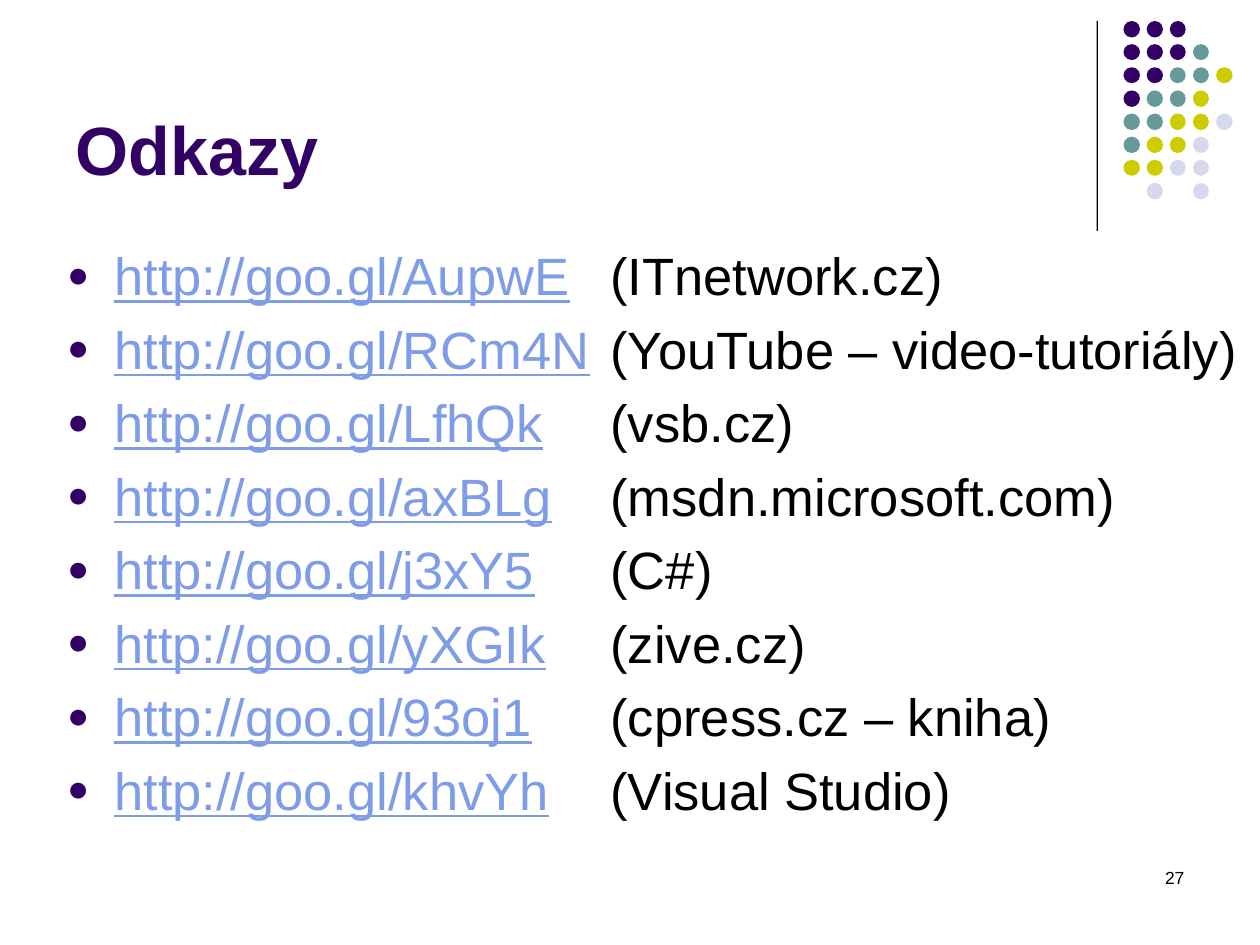
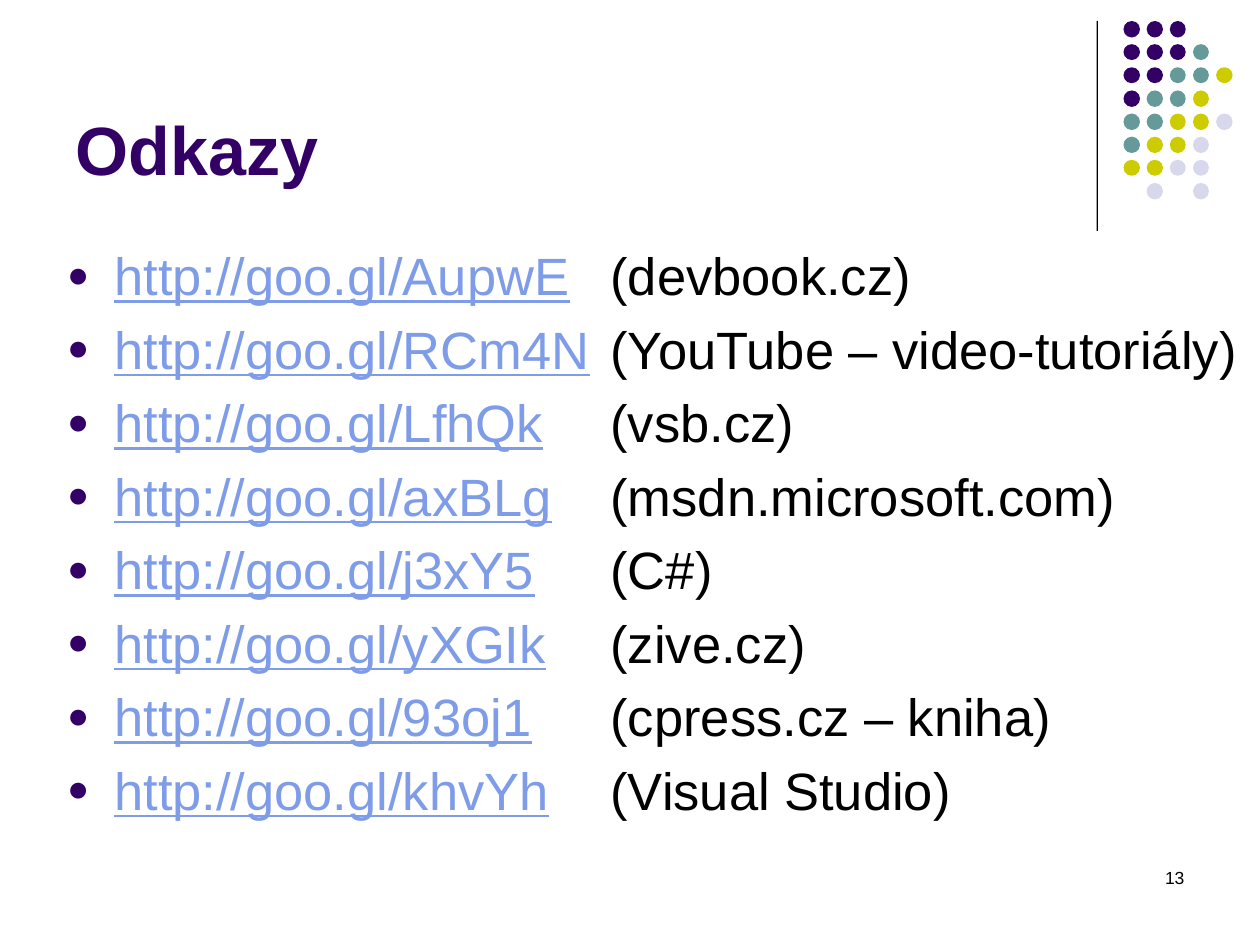
Before and after one commit to PetrVobornik/prednasky, a slide deck: slide 13 of Xamarin.Forms/01-OOP-a-NET/OOP-2-dedicnost.ppsx (slide 27 before the commit). Drawn at 1260x945 pixels with LibreOffice and Linux fonts; fonts in the diff are those of the drawing. Boxes give left, top, right and bottom in pixels: in the first picture for what was removed or moved away, otherwise in the second. Text is boxed around its words. In the diff, an @@ line names an element or a change of style, - is before the commit and + after.

```diff
--- a/Xamarin.Forms/01-OOP-a-NET/OOP-2-dedicnost.ppsx
+++ b/Xamarin.Forms/01-OOP-a-NET/OOP-2-dedicnost.ppsx
@@ text at box(114, 257, 911, 306): text changed @@
-● http://goo.gl/AupwE (ITnetwork.cz)
+● http://goo.gl/AupwE (devbook.cz)
@@ page number at box(1165, 871, 1184, 884): text changed @@
-27
+13
```
Also in this commit, not shown: 4 other slides changed, 8 slides added, 22 slides removed, 1 other file.
